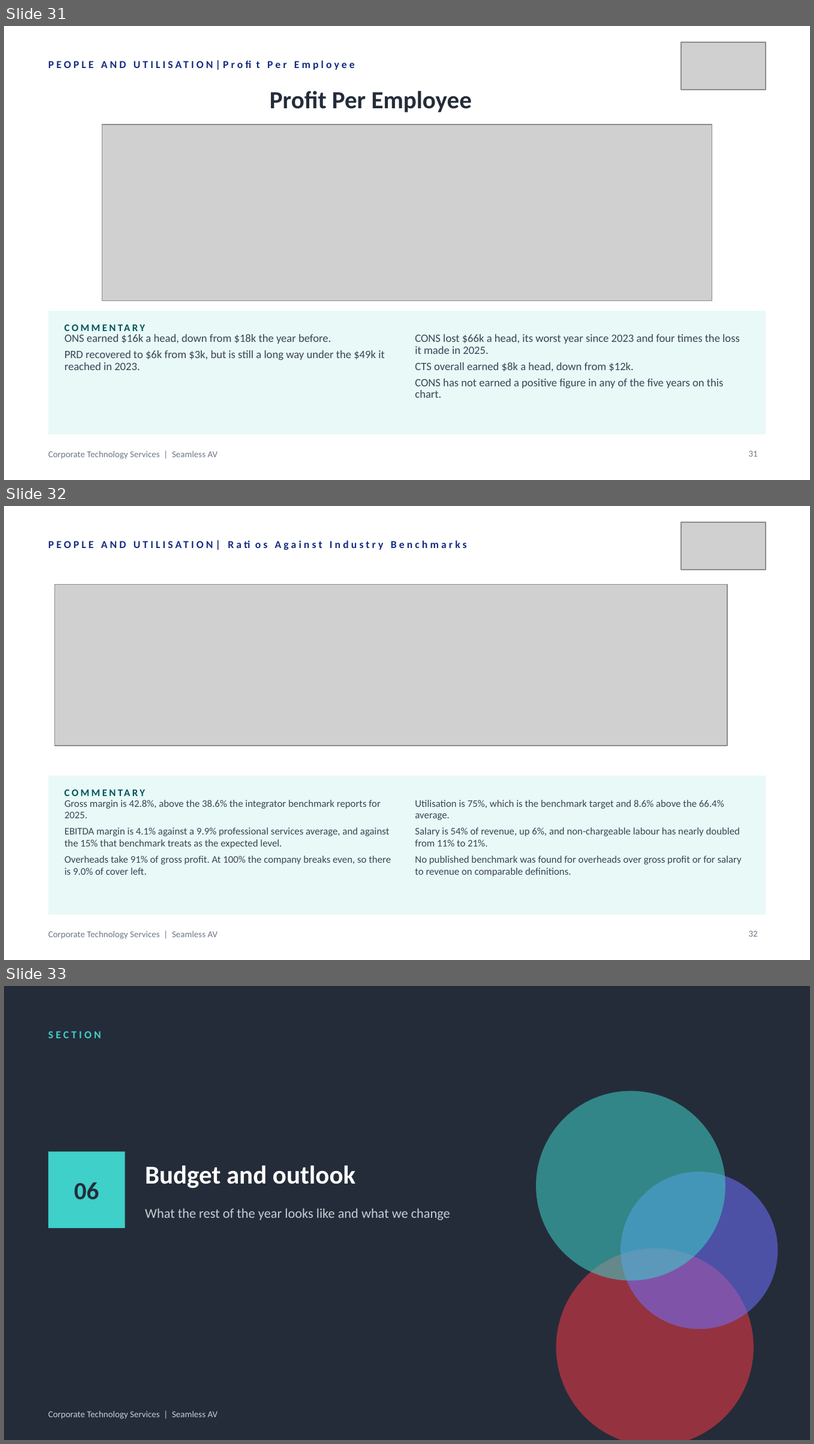
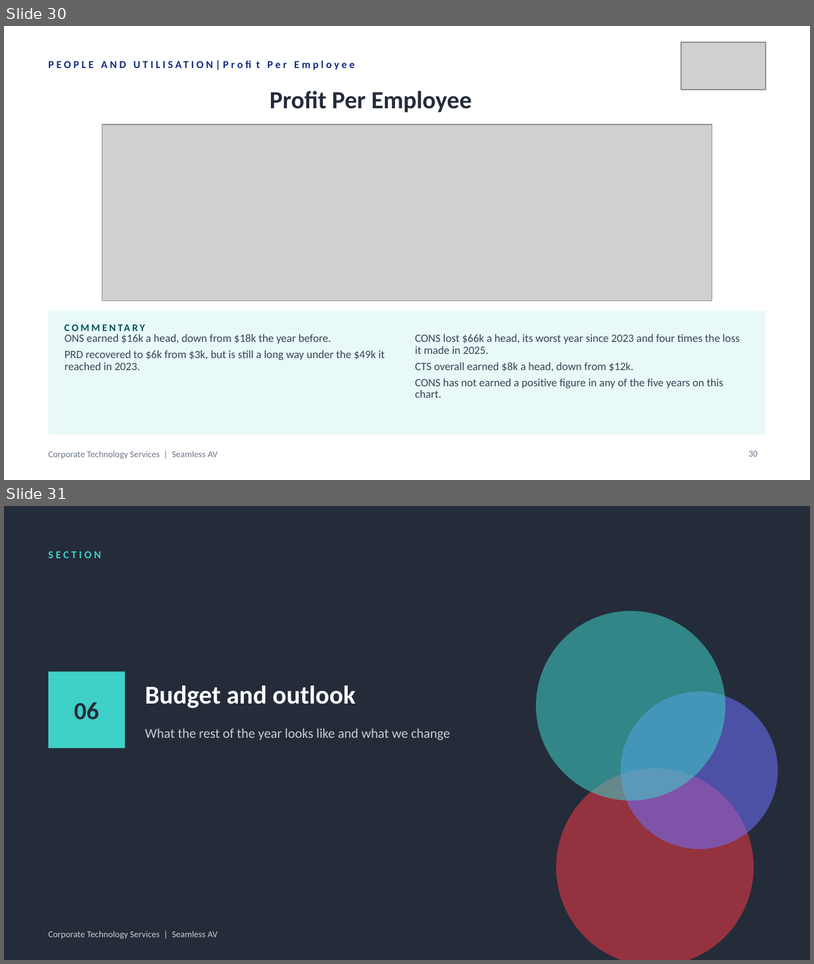
Before and after one commit to WesleyNelson-O33/Claude, a slide deck: deck/CTS Quarterly Business Review - Q1 FY2027.pptx. Shown one above the other, each under a label of ours: slides 31, 32 and 33 before the commit, slides 30 and 31 after it. The pictures are 814x1444 and 814x964 pixels, drawn with LibreOffice and Linux fonts; fonts in the diff are those of the drawing; grey boxes stand for pictures. Boxes give left, top, right and bottom in pixels: in the first picture for what was removed or moved away, otherwise in the second. Text is boxed around its words. In the diff, an @@ line names an element or a change of style, - is before the commit and + after.

```diff
--- a/deck/CTS Quarterly Business Review - Q1 FY2027.pptx
+++ b/deck/CTS Quarterly Business Review - Q1 FY2027.pptx
@@ slide 32 removed at [4,506,810,960], background #FFFFFF; not listed: 1 template element that a slide beside it also shows @@
@@ picture removed at [681,522,766,570] @@
@@ text removed at [48,538,613,562] @@
-PEOPLE AND UTILISATION| Ratios Against Industry Benchmarks
@@ picture removed at [55,584,728,745] @@
@@ rectangle removed at [48,775,766,914] @@
@@ text removed at [65,782,306,802] @@
-COMMENTARY
@@ text removed at [65,799,391,874] @@
-Gross margin is 42.8%, above the 38.6% the integrator benchmark reports for 2025.
-EBITDA margin is 4.1% against a 9.9% professional services average, and against the 15% that benchmark treats as the expected level.
-Overheads take 91% of gross profit. At 100% the company breaks even, so there is 9.0% of cover left.
@@ text removed at [415,799,742,876] @@
-Utilisation is 75%, which is the benchmark target and 8.6% above the 66.4% average.
-Salary is 54% of revenue, up 6%, and non-chargeable labour has nearly doubled from 11% to 21%.
-No published benchmark was found for overheads over gross profit or for salary to revenue on comparable definitions.
@@ page number removed at [749,930,758,936] @@
-32
@@ what was slide 31 is now slide 30 @@
@@ page number at [749,450,758,456]: text changed @@
-31
+30
@@ what was slide 33 is now slide 31 @@
```
Also in this commit, not shown: 1 slide added, 2 other slides removed, 1 other file.
